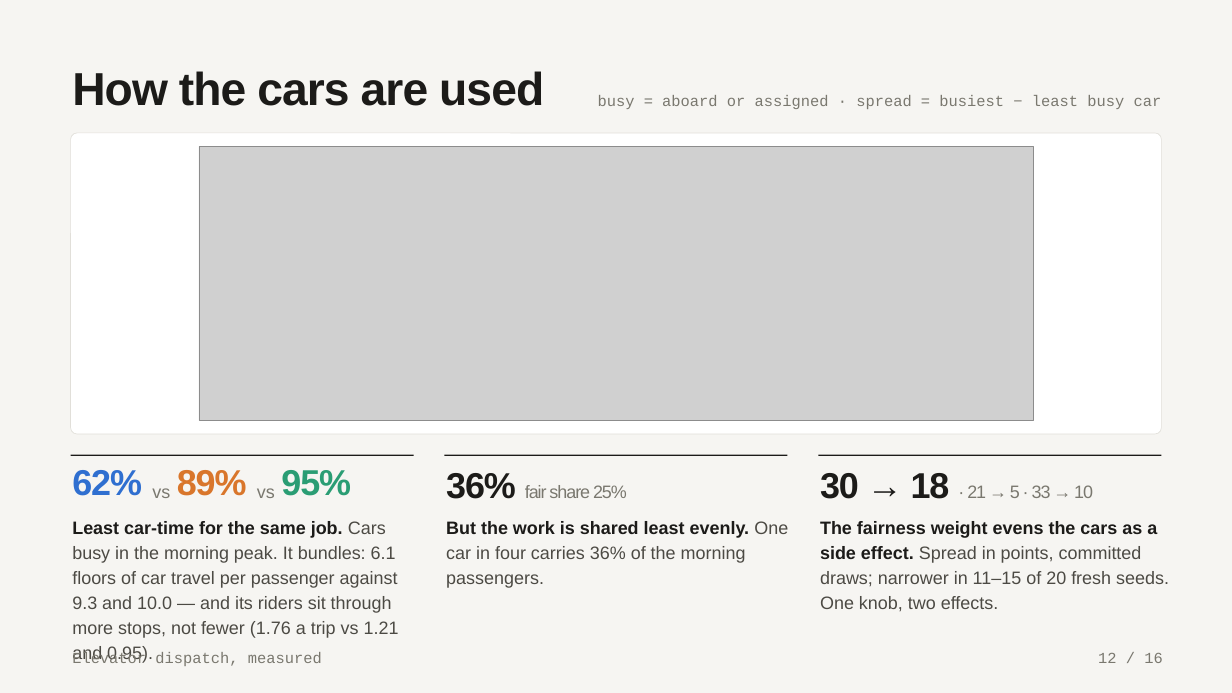
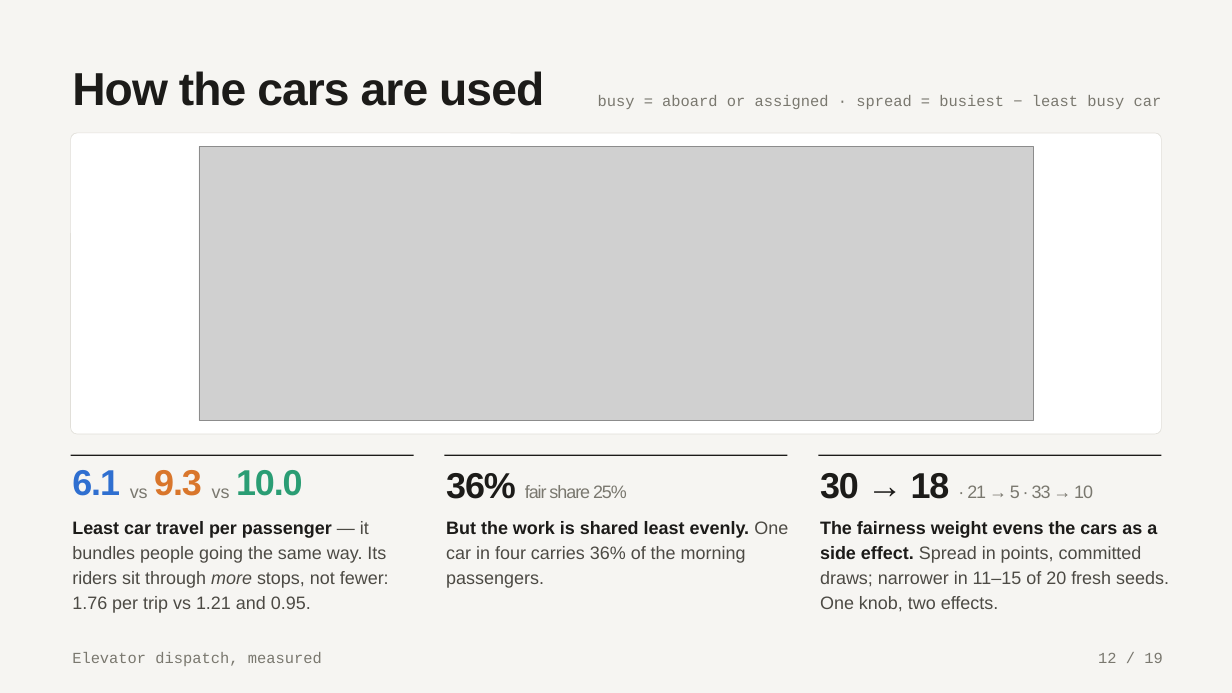
Before and after one commit to samuelgregorovic/elevator-dispatch-sim, a slide deck: slide 12 of docs/presentation/elevator-dispatch.pptx. Drawn at 1232x693 pixels with LibreOffice and Linux fonts; fonts in the diff are those of the drawing; grey boxes stand for pictures. Boxes give left, top, right and bottom in pixels: in the first picture for what was removed or moved away, otherwise in the second. Text is boxed around its words. In the diff, an @@ line names an element or a change of style, - is before the commit and + after.

```diff
--- a/docs/presentation/elevator-dispatch.pptx
+++ b/docs/presentation/elevator-dispatch.pptx
@@ text at (x1=72, y1=470, x2=120, y2=496): text changed @@
-62%
+6.1
@@ text at (x1=154, y1=470, x2=202, y2=496): text changed @@
-89%
+9.3
@@ text at (x1=236, y1=470, x2=303, y2=496): text changed @@
-95%
+10.0
@@ text "vs" moved from (x1=152, y1=488, x2=170, y2=498) to (x1=130, y1=488, x2=148, y2=498) @@
@@ text "vs" moved from (x1=257, y1=488, x2=275, y2=498) to (x1=212, y1=488, x2=230, y2=498) @@
@@ text at (x1=72, y1=521, x2=389, y2=613): text changed @@
-Least car-time for the same job. Cars busy in the morning peak. It bundles: 6.1 floors of car travel per passenger against 9.3 and 10.0 — and its riders sit through more stops, not fewer (1.76 a trip vs 1.21 and 0.95).
+Least car travel per passenger — it bundles people going the same way. Its riders sit through more stops, not fewer: 1.76 per trip vs 1.21 and 0.95.
@@ text at (x1=1098, y1=653, x2=1162, y2=663): text changed @@
-12 / 16
+12 / 19
```
Also in this commit, not shown: 15 other slides changed, 3 slides added, 2 other files.
